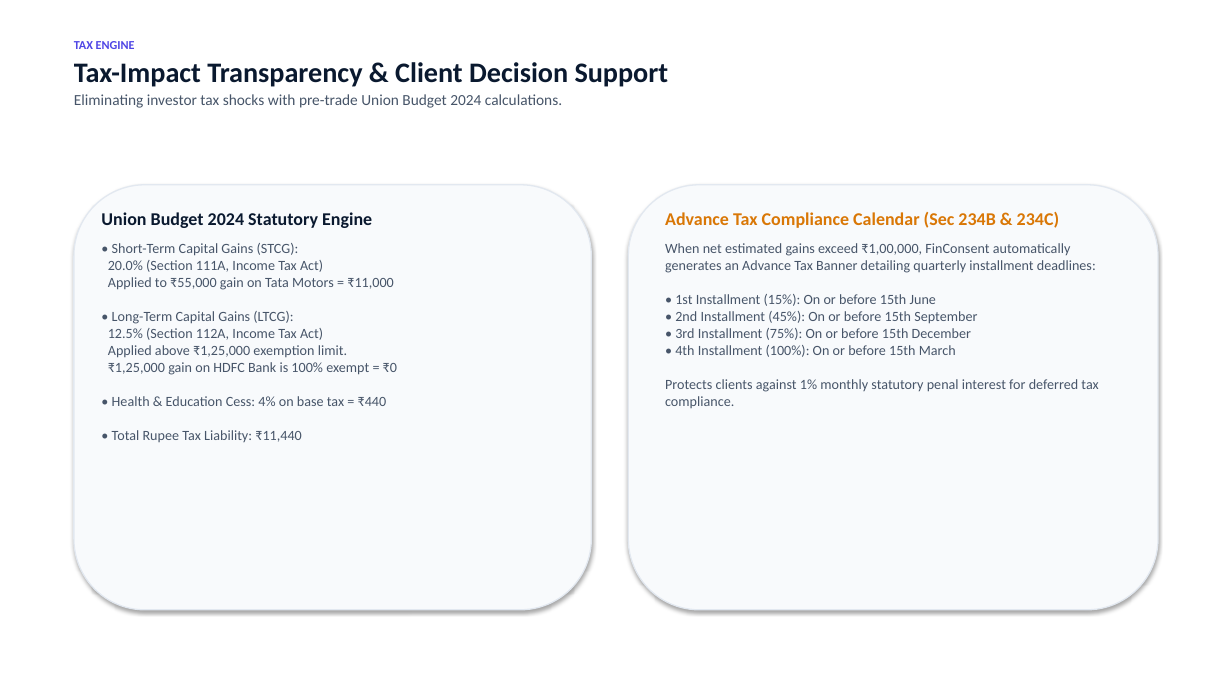
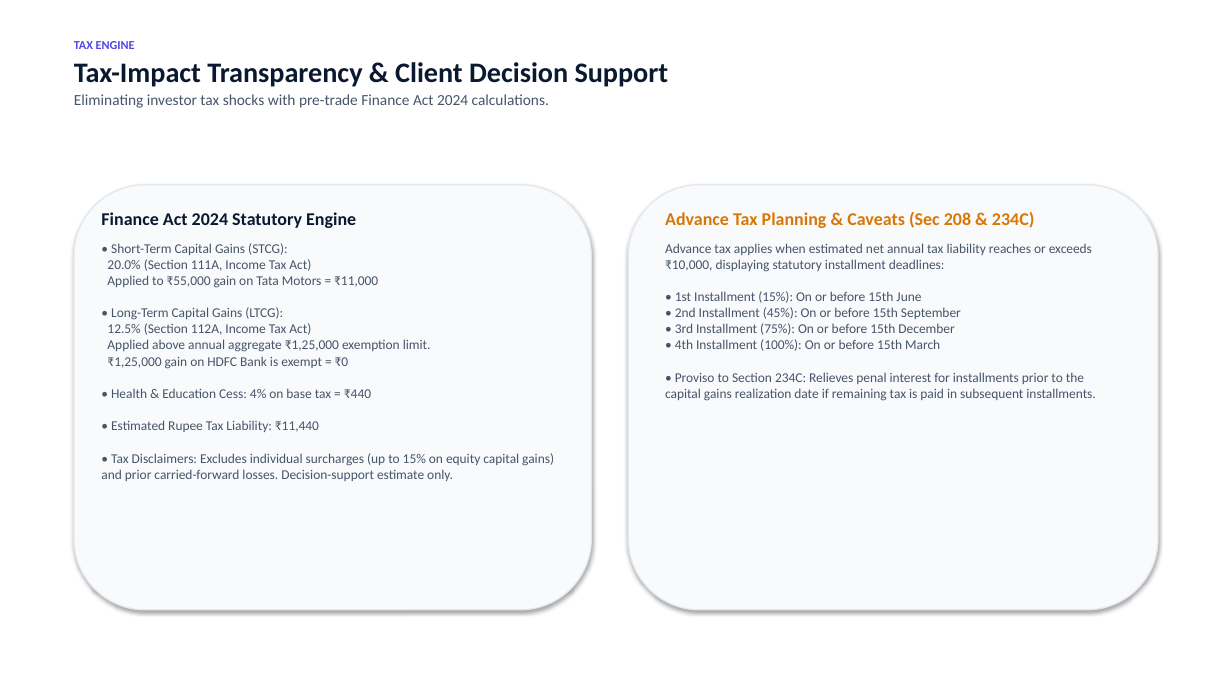
Before and after one commit to AtharvaSDeshpande/FinConsent, a slide deck: slide 17 of FinConsent-Client-Presentation.pptx. Drawn at 1232x693 pixels with LibreOffice and Linux fonts; fonts in the diff are those of the drawing. Boxes give left, top, right and bottom in pixels: in the first picture for what was removed or moved away, otherwise in the second. Text is boxed around its words. In the diff, an @@ line names an element or a change of style, - is before the commit and + after.

```diff
--- a/FinConsent-Client-Presentation.pptx
+++ b/FinConsent-Client-Presentation.pptx
@@ text at (x1=74, y1=94, x2=549, y2=108): text changed @@
-Eliminating investor tax shocks with pre-trade Union Budget 2024 calculations.
+Eliminating investor tax shocks with pre-trade Finance Act 2024 calculations.
@@ text at (x1=101, y1=212, x2=554, y2=481): text changed; size 11 to 10.5 pt @@
-Union Budget 2024 Statutory Engine
-• Short-Term Capital Gains (STCG):
-20.0% (Section 111A, Income Tax Act)
-Applied to ₹55,000 gain on Tata Motors = ₹11,000
-• Long-Term Capital Gains (LTCG):
-12.5% (Section 112A, Income Tax Act)
-Applied above ₹1,25,000 exemption limit.
-₹1,25,000 gain on HDFC Bank is 100% exempt = ₹0
-• Health & Education Cess: 4% on base tax = ₹440
-• Total Rupee Tax Liability: ₹11,440
+Finance Act 2024 Statutory Engine
+• Short-Term Capital Gains (STCG):
+20.0% (Section 111A, Income Tax Act)
+Applied to ₹55,000 gain on Tata Motors = ₹11,000
+• Long-Term Capital Gains (LTCG):
+12.5% (Section 112A, Income Tax Act)
+Applied above annual aggregate ₹1,25,000 exemption limit.
+₹1,25,000 gain on HDFC Bank is exempt = ₹0
+• Health & Education Cess: 4% on base tax = ₹440
+• Estimated Rupee Tax Liability: ₹11,440
+• Tax Disclaimers: Excludes individual surcharges (up to 15% on equity capital gains) and prior carried-forward losses. Decision-support estimate only.
@@ text at (x1=665, y1=212, x2=1095, y2=401): text changed; size 11 to 10.5 pt @@
-Advance Tax Compliance Calendar (Sec 234B & 234C)
-When net estimated gains exceed ₹1,00,000, FinConsent automatically generates an Advance Tax Banner detailing quarterly installment deadlines:
-• 1st Installment (15%): On or before 15th June
-• 2nd Installment (45%): On or before 15th September
-• 3rd Installment (75%): On or before 15th December
-• 4th Installment (100%): On or before 15th March
-Protects clients against 1% monthly statutory penal interest for deferred tax compliance.
+Advance Tax Planning & Caveats (Sec 208 & 234C)
+Advance tax applies when estimated net annual tax liability reaches or exceeds ₹10,000, displaying statutory installment deadlines:
+• 1st Installment (15%): On or before 15th June
+• 2nd Installment (45%): On or before 15th September
+• 3rd Installment (75%): On or before 15th December
+• 4th Installment (100%): On or before 15th March
+• Proviso to Section 234C: Relieves penal interest for installments prior to the capital gains realization date if remaining tax is paid in subsequent installments.
```
Also in this commit, not shown: 25 other slides changed, 1 slide added, 1 slide removed, 49 other files.
